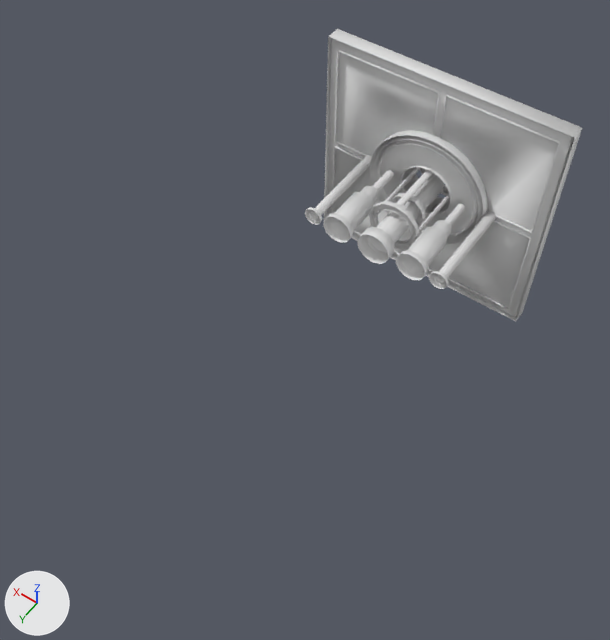
A saved change to the Blender file models/lasers/las_emitter/laser.blend.
Before and after are seen from a 50 mm camera at (-67.8, 137.4, 150.7) aimed at (1.2, 40.7, -1.1). The axes (+X, +Y, +Z) are drawn at lower left. The lights are the same throughout. The same objects are shown in both versions, whatever each file hides. Materials are left out; every surface is plain grey.

In view in the first picture: 'laser_emitter_center_reference'.
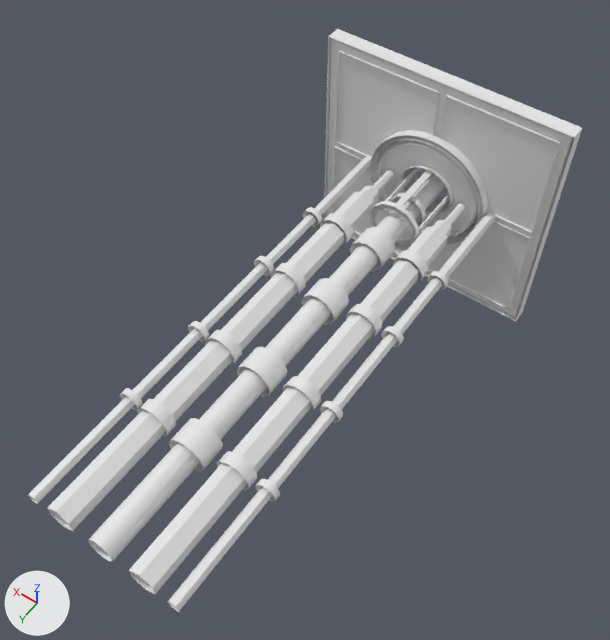
What changed in the scene script:
```text
Change me_laser_emitter_center_reference:
    used by ob_laser_emitter_center_reference; location = (0.0, 0.0, 0.0)
    remove me_laser_emitter_center_reference.from_pydata(...)  # 3285 vertices, 5326 faces; spans x -32.0..32.0, y -31.9..14.3, z -32.0..32.0
    add me_laser_emitter_center_reference.from_pydata(...)  # 4092 vertices, 6570 faces, 48 loose edges; spans x -32.0..32.0, y -31.9..108.0, z -32.0..32.0
    me_laser_emitter_center_reference part 1: 807 vertices added at x -20.2..20.4, y 14.3..108.0, z -4.5..4.5
Change ob_laser_emitter_center_reference:
    add _m = ob_laser_emitter_center_reference.modifiers.new('EdgeSplit', 'EDGE_SPLIT')
    add _m.split_angle = 0.721
```

Pixel boxes (x1, y1, x2, y2) of what changed, in the pictures (610 x 640 px):
'laser_emitter_center_reference', reshaped, modifiers changed (100% wider, 99% taller): before (305, 29, 582, 321); after (28, 29, 582, 612)
part 1 of me_laser_emitter_center_reference, added: after (28, 209, 447, 612)
